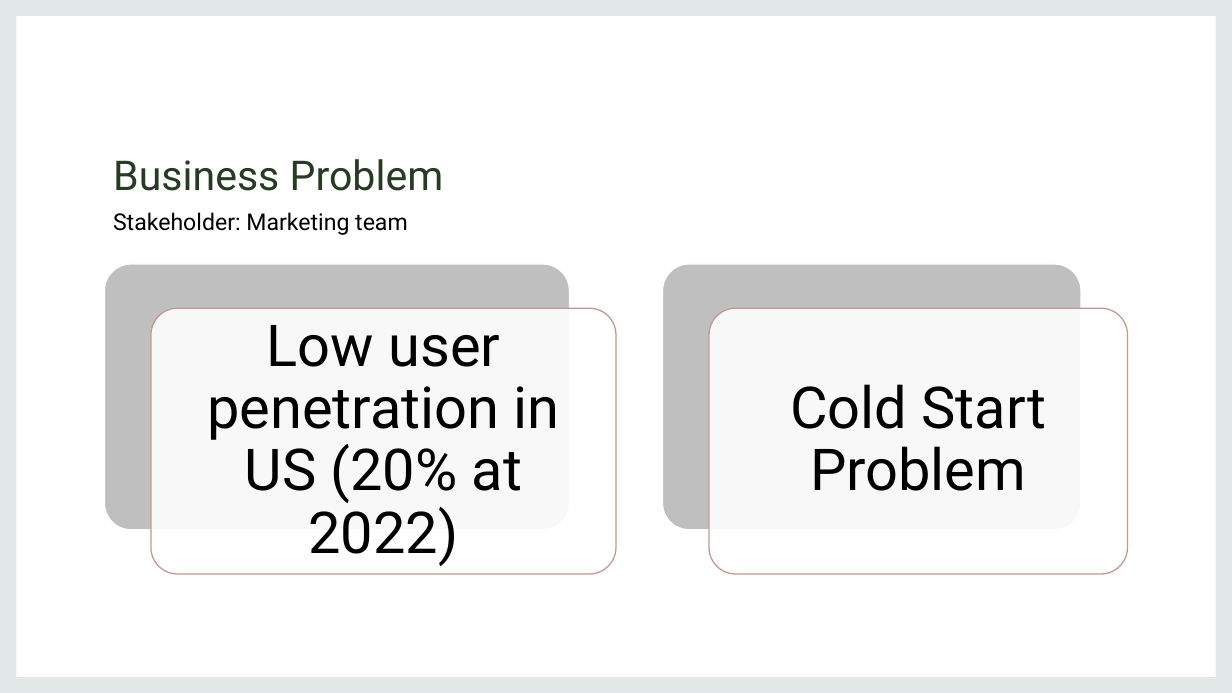
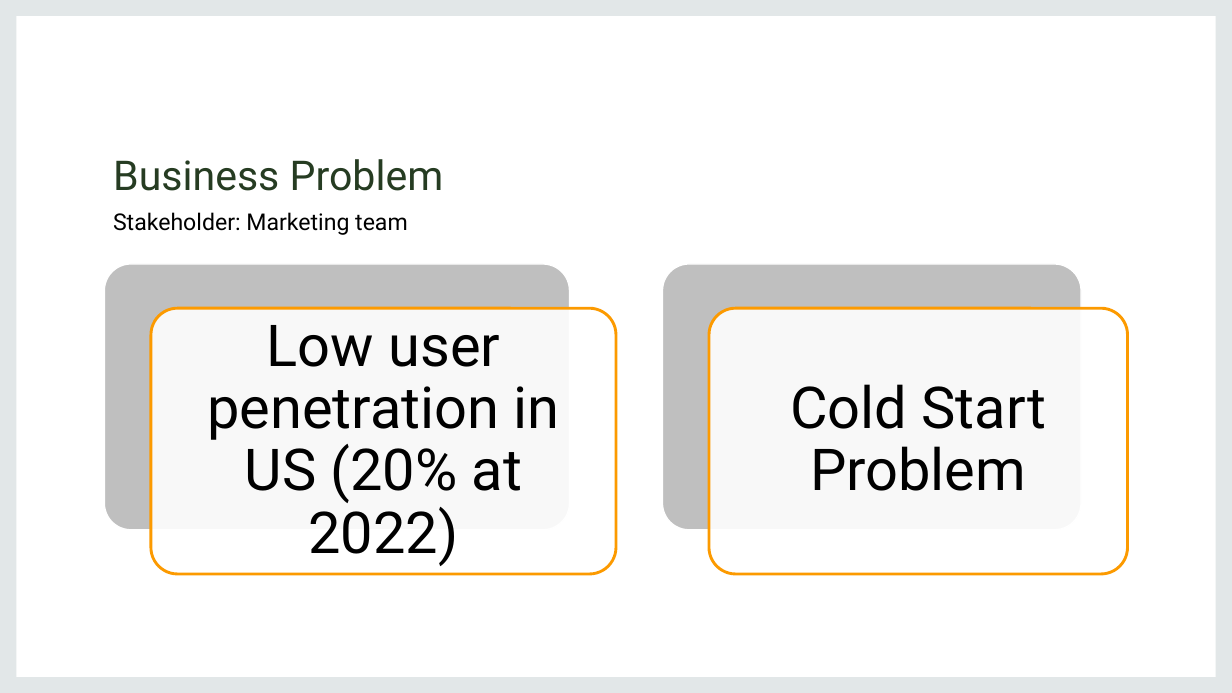
Before and after one commit to rusalka013/Amazon_Rec_Systems, a slide deck: slide 4 of Presentation1.pptx. Drawn at 1232x693 pixels with LibreOffice and Linux fonts; fonts in the diff are those of the drawing. Boxes give left, top, right and bottom in pixels: in the first picture for what was removed or moved away, otherwise in the second. Text is boxed around its words. In the diff, an @@ line names an element or a change of style, - is before the commit and + after.

```diff
--- a/Presentation1.pptx
+++ b/Presentation1.pptx
@@ rounded rectangle at [151, 309, 616, 575]: outline #C3988F 1 pt to #FC9A00 2.25 pt @@
@@ rounded rectangle at [709, 309, 1128, 575]: outline #C3988F 1 pt to #FC9A00 2.25 pt @@
```
Also in this commit, not shown: 6 other slides changed, 1 slide added, 1 slide removed, 2 other files.
